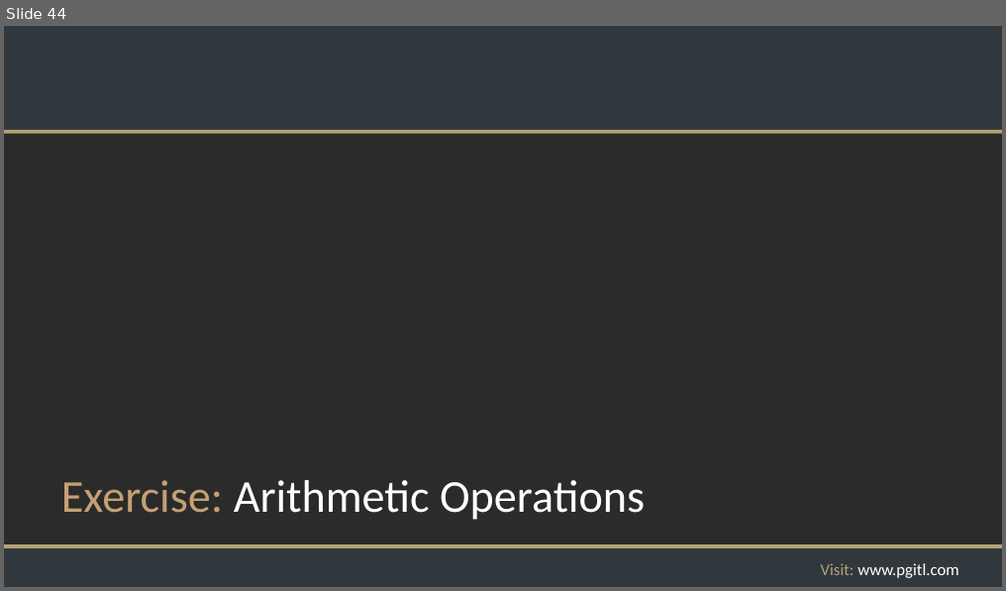
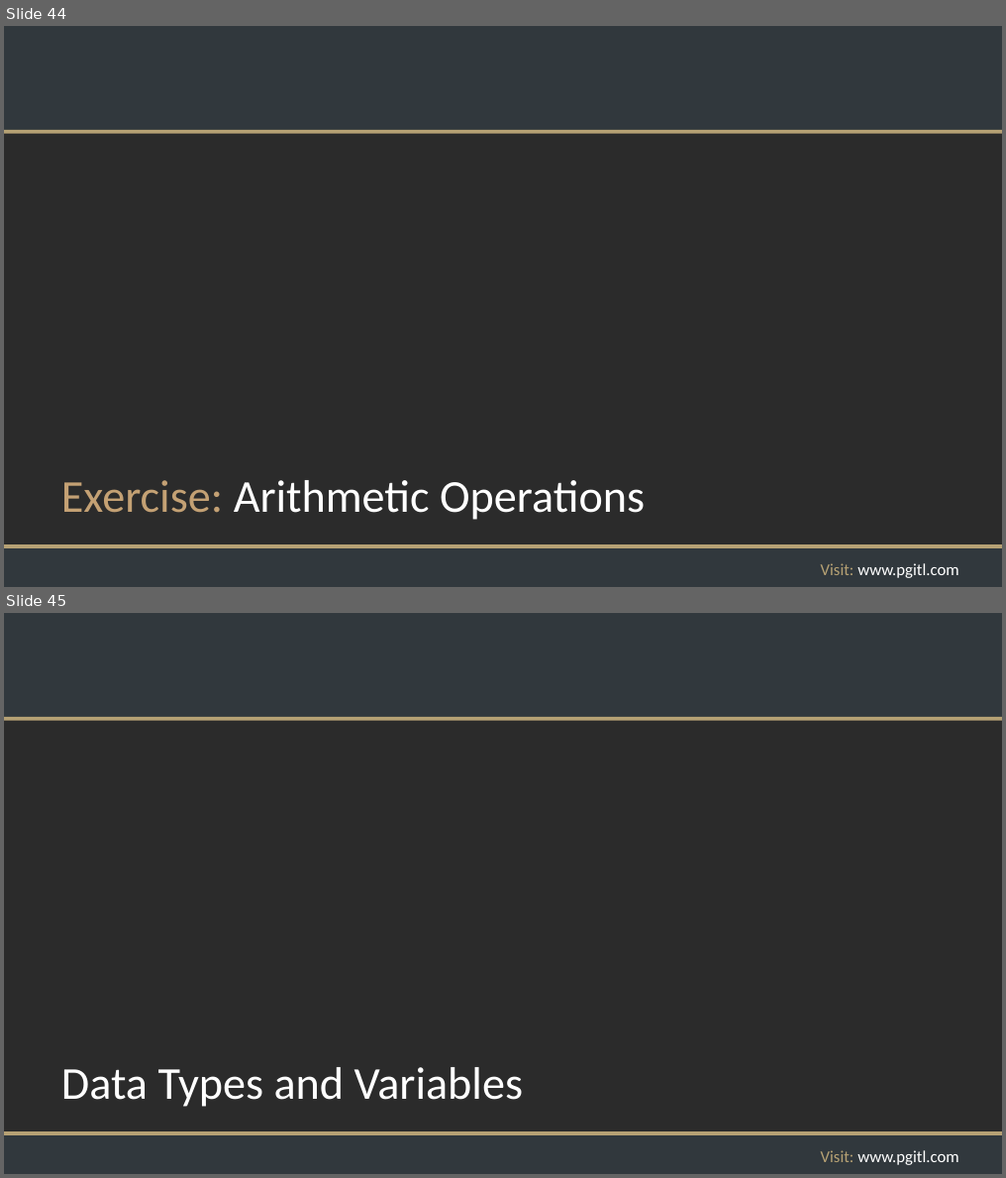
Before and after one commit to rikkouri/project-a, a slide deck: Programming Foundations.pptx. Shown one above the other, each under a label of ours: slide 44 before the commit, slides 44 and 45 after it. The pictures are 1006x591 and 1006x1178 pixels, drawn with LibreOffice and Linux fonts; fonts in the diff are those of the drawing; background and template pictures are left out; a plain dark background stands for a picture behind light text. Boxes give left, top, right and bottom in pixels: in the first picture for what was removed or moved away, otherwise in the second. Text is boxed around its words. In the diff, an @@ line names an element or a change of style, - is before the commit and + after.

```diff
--- a/Programming Foundations.pptx
+++ b/Programming Foundations.pptx
@@ slide 45 added at <box>4,613,1002,1174</box>, background picture (left out); not listed: 5 template elements that a slide beside it also shows @@
@@ title added at <box>61,1067,523,1107</box>, 44 pt, text #FFFFFF @@
+Data Types and Variables
```
Also in this commit, not shown: 4 other slides added, 1 other file.
